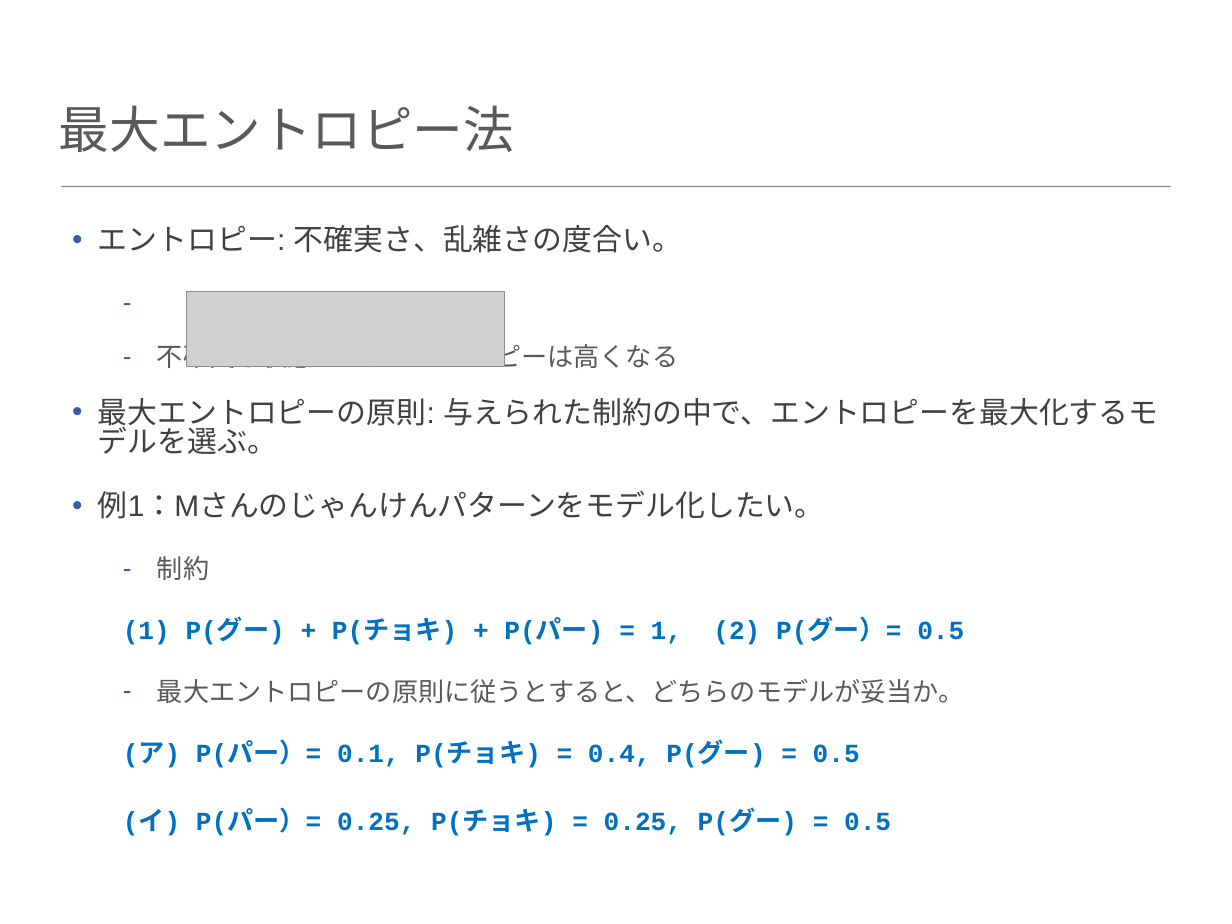
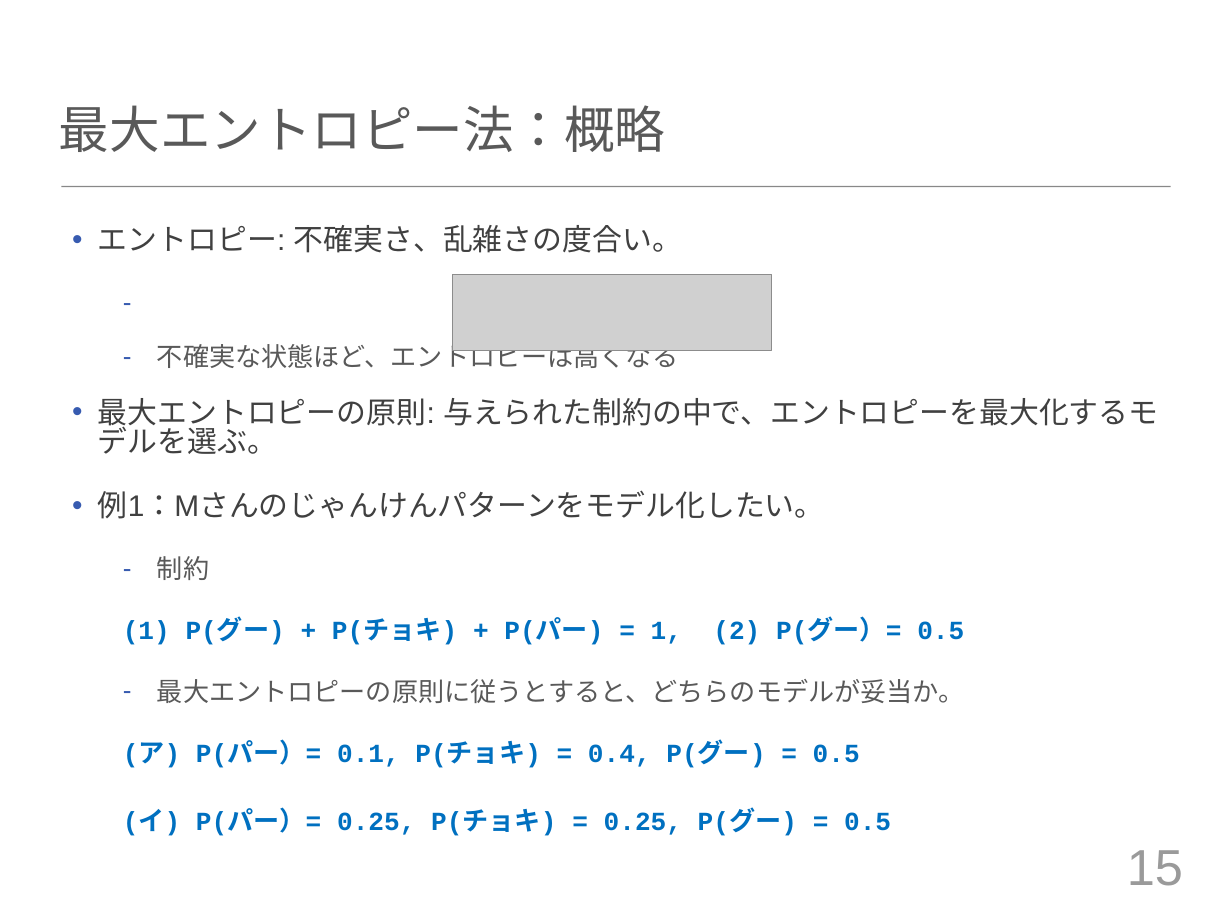
Before and after one commit to tuxedocat/ss2012, a slide deck: slide 15 of ss2012_slide.pptx. Drawn at 1232x924 pixels with LibreOffice and Linux fonts; fonts in the diff are those of the drawing; grey boxes stand for pictures. Boxes give left, top, right and bottom in pixels: in the first picture for what was removed or moved away, otherwise in the second. Text is boxed around its words. In the diff, an @@ line names an element or a change of style, - is before the commit and + after.

```diff
--- a/ss2012_slide.pptx
+++ b/ss2012_slide.pptx
@@ title at (59, 105, 666, 152): text changed @@
-最大エントロピー法
+最大エントロピー法：概略
@@ picture removed at (186, 291, 504, 366) @@
@@ picture added at (452, 275, 772, 351) @@
@@ page number added at (1127, 850, 1183, 886), 42 pt, text #9A9A9A @@
+15
```
Also in this commit, not shown: 9 other slides changed, 2 slides added, 1 slide removed, 4 other files.
